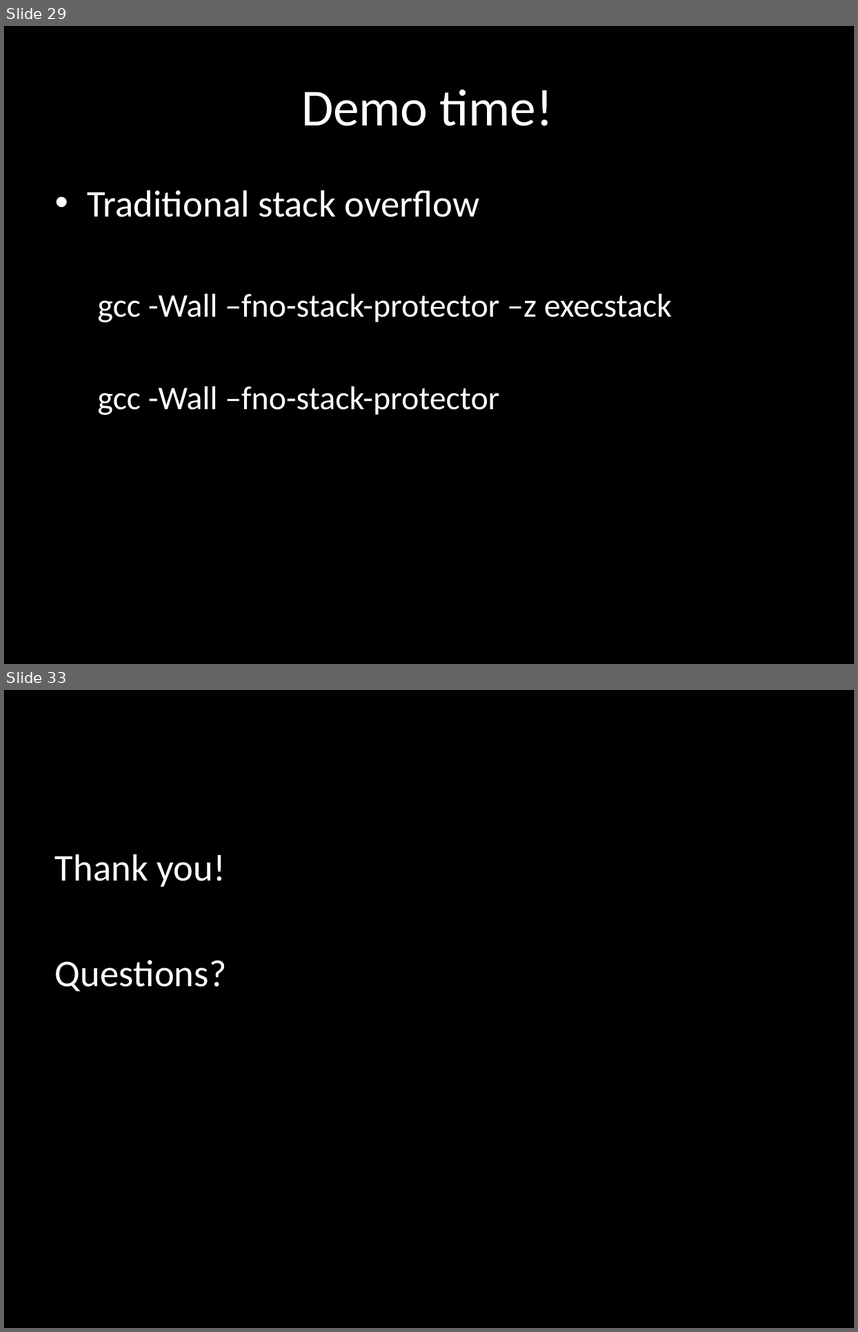
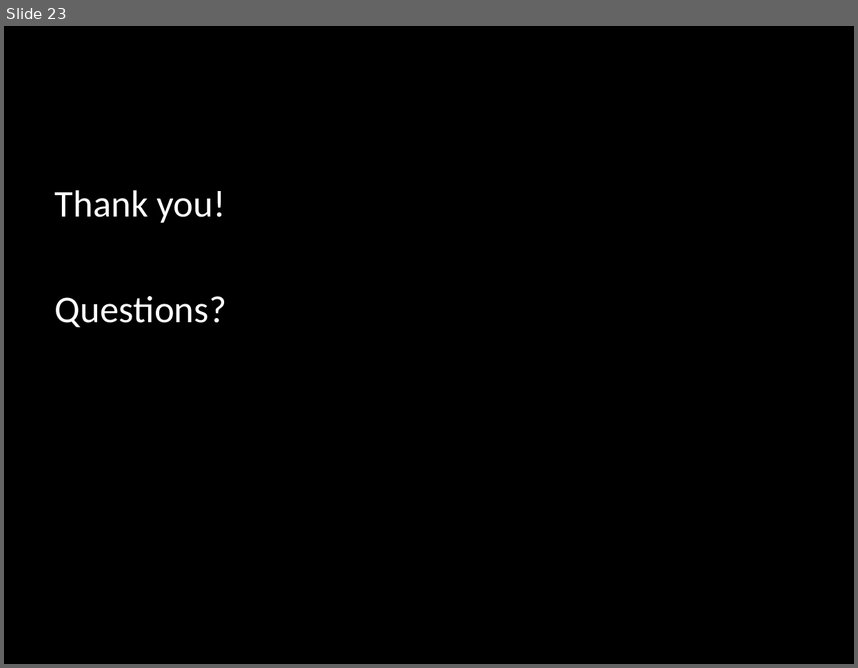
Before and after one commit to wuurrd/techzonepresentation, a slide deck: presentation.pptx. Shown one above the other, each under a label of ours: slides 29 and 33 before the commit, slide 23 after it; the slides between them are not shown. The pictures are 858x1332 and 858x668 pixels, drawn with LibreOffice and Linux fonts; fonts in the diff are those of the drawing. Boxes give left, top, right and bottom in pixels: in the first picture for what was removed or moved away, otherwise in the second. Text is boxed around its words. In the diff, an @@ line names an element or a change of style, - is before the commit and + after.

```diff
--- a/presentation.pptx
+++ b/presentation.pptx
@@ slide 29 removed at (x1=4, y1=26, x2=854, y2=664), background #000000 @@
@@ title removed at (x1=301, y1=89, x2=553, y2=126) @@
-Demo time!
@@ text removed at (x1=87, y1=190, x2=672, y2=415) @@
-• Traditional stack overflow
-  gcc -Wall –fno-stack-protector –z execstack
-  gcc -Wall –fno-stack-protector
@@ what was slide 33 is now slide 23 @@
```
Also in this commit, not shown: 10 slides changed, 8 slides added, 17 other slides removed.
